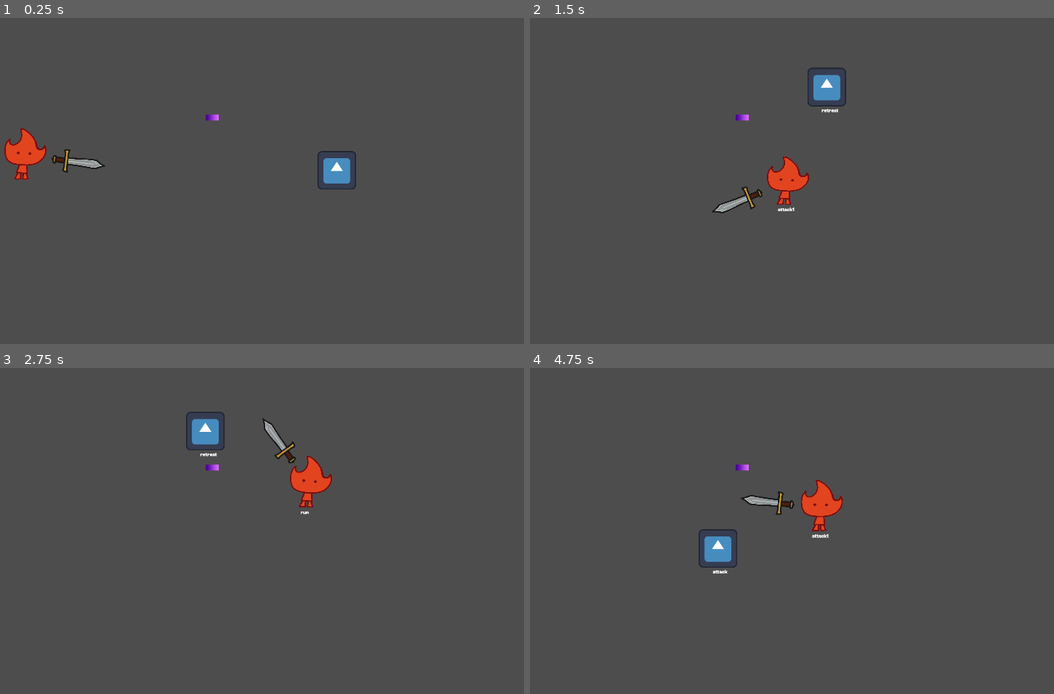
Above: before the commit, frames 1-4 (two rows, left to right).
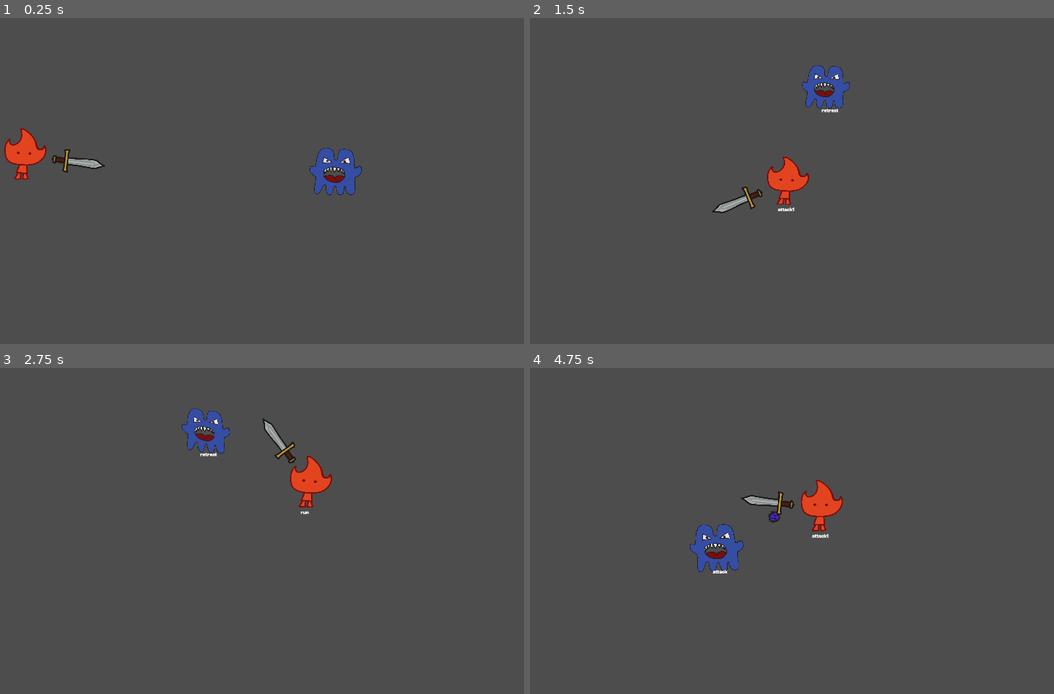
Above: after the commit, the same moments.

Repository: BendenizMustafaCengiz/Brackeys-Jam-2026.1
Game: Godot game, scene res://Scenes/mustafa_deneme.tscn
Two runs of this game, one before a commit and one after it. Both use one fixed random seed, a clock stepped at 60 frames per second and the inputs below. The project has no main scene, so this scene is started directly. The engine's default icon, where the game draws it, is replaced by a stand-in: a white triangle on a blue panel in a dark square.
Inputs (mouse positions are in pixels of both pictures, inside the frame that each line leads up to):
- Up to frame 1 (0.25 s): no input
- Up to frame 2 (1.5 s): move the mouse to (891, 164) at 0.52 s; hold Right (right) 0.53-1.28 s; tap Shift (dash) at 0.6 s; move the mouse to (645, 197) at 1.27 s; hold S (down) from 1.28 s (still down); click (645, 197) at 1.35 s
- Up to frame 3 (2.75 s): move the mouse to (293, 459) at 2.02 s; release S (down) at 2.03 s; hold Right (right) from 2.03 s (still down); tap Shift (dash) at 2.1 s
- Up to frame 4 (4.75 s): move the mouse to (734, 596) at 2.77 s; release Right (right) at 2.78 s; hold W (up) 2.78-3.53 s; click (734, 596) at 2.85 s; move the mouse to (938, 579) at 3.52 s; hold Left (left) from 3.53 s (still down); tap Shift (dash) at 3.6 s; move the mouse to (587, 482) at 4.27 s; click (587, 482) at 4.35 s

The runs differ from the first frame. In frame 1, 1.1% of the frame differs, in the area x 39-70%, y 29-55%; in frame 2, 0.9%; in frame 3, 0.9%; in frame 4, 1.2%, in the area x 30-48%, y 29-63%.

Commit message:
enemy animations added

Diff:
--- a/Scenes/enemy_ranged.tscn
+++ b/Scenes/enemy_ranged.tscn
@@ -1,21 +1,174 @@
-[gd_scene format=3 uid="uid://ke06myf5cmfu"]
-
-[ext_resource type="Script" uid="uid://mhfidpknp1ci" path="res://Scripts/enemy_ranged.gd" id="1_3bg5g"]
-[ext_resource type="Texture2D" uid="uid://bicjuntfh5e7m" path="res://icon.svg" id="2_htpsb"]
+[gd_scene format=3 uid="uid://urcq57012env"]
+
+[ext_resource type="Script" path="res://Scripts/enemy_ranged.gd" id="1_3bg5g"]
+[ext_resource type="Texture2D" uid="uid://cyyanbos6gl3n" path="res://Assets/characters/ranged enemy.png" id="2_5j68v"]
 [ext_resource type="Script" uid="uid://7gpps5mm7cnc" path="res://Scripts/States/state_machine.gd" id="3_htpsb"]
 [ext_resource type="Script" uid="uid://b0mgc02kg6jbt" path="res://Scripts/States/enemy_states/enemy_ranged_follow.gd" id="4_t233f"]
 [ext_resource type="Script" uid="uid://bglb8f73l40vc" path="res://Scripts/States/enemy_states/enemy_ranged_retreat.gd" id="5_5j68v"]
 [ext_resource type="Script" uid="uid://cm1ws4sf4stcf" path="res://Scripts/States/enemy_states/enemy_ranged_attack.gd" id="5_kowwf"]
 
 [sub_resource type="RectangleShape2D" id="RectangleShape2D_t233f"]
-size = Vector2(122, 126)
+size = Vector2(148, 148)
+
+[sub_resource type="Animation" id="Animation_5j68v"]
+length = 0.001
+tracks/0/type = "value"
+tracks/0/imported = false
+tracks/0/enabled = true
+tracks/0/path = NodePath("Sprite2D:position")
+tracks/0/interp = 1
+tracks/0/loop_wrap = true
+tracks/0/keys = {
+"times": PackedFloat32Array(0),
+"transitions": PackedFloat32Array(1),
+"update": 0,
+"values": [Vector2(0, 5)]
+}
+tracks/1/type = "value"
+tracks/1/imported = false
+tracks/1/enabled = true
+tracks/1/path = NodePath("Sprite2D:scale")
+tracks/1/interp = 1
+tracks/1/loop_wrap = true
+tracks/1/keys = {
+"times": PackedFloat32Array(0),
+"transitions": PackedFloat32Array(1),
+"update": 0,
+"values": [Vector2(0.4, 0.4)]
+}
+tracks/2/type = "value"
+tracks/2/imported = false
+tracks/2/enabled = true
+tracks/2/path = NodePath("Sprite2D:skew")
+tracks/2/interp = 1
+tracks/2/loop_wrap = true
+tracks/2/keys = {
+"times": PackedFloat32Array(0),
+"transitions": PackedFloat32Array(1),
+"update": 0,
+"values": [0.0]
+}
+tracks/3/type = "value"
+tracks/3/imported = false
+tracks/3/enabled = true
+tracks/3/path = NodePath("Sprite2D:rotation")
+tracks/3/interp = 1
+tracks/3/loop_wrap = true
+tracks/3/keys = {
+"times": PackedFloat32Array(0),
+"transitions": PackedFloat32Array(1),
+"update": 0,
+"values": [0.0]
+}
+
+[sub_resource type="Animation" id="Animation_t1bbw"]
+resource_name = "attack"
+loop_mode = 1
+tracks/0/type = "value"
+tracks/0/imported = false
+tracks/0/enabled = true
+tracks/0/path = NodePath("Sprite2D:scale")
+tracks/0/interp = 1
+tracks/0/loop_wrap = true
+tracks/0/keys = {
+"times": PackedFloat32Array(0, 0.3, 0.8000001, 1),
+"transitions": PackedFloat32Array(1.0000001, 7.464252, 0.68302023, 1.0000005),
+"update": 0,
+"values": [Vector2(0.4, 0.4), Vector2(0.36, 0.36), Vector2(0.44, 0.44), Vector2(0.4, 0.4)]
+}
+tracks/1/type = "value"
+tracks/1/imported = false
+tracks/1/enabled = true
+tracks/1/path = NodePath("Sprite2D:position")
+tracks/1/interp = 1
+tracks/1/loop_wrap = true
+tracks/1/keys = {
+"times": PackedFloat32Array(0, 0.3, 0.8000001, 1),
+"transitions": PackedFloat32Array(1, 4.594792, 0.6830201, 1),
+"update": 0,
+"values": [Vector2(0, 0), Vector2(0, 5), Vector2(0, -10), Vector2(0, 0)]
+}
+
+[sub_resource type="Animation" id="Animation_g6gig"]
+resource_name = "follow"
+length = 0.8
+loop_mode = 1
+tracks/0/type = "value"
+tracks/0/imported = false
+tracks/0/enabled = true
+tracks/0/path = NodePath("Sprite2D:position")
+tracks/0/interp = 1
+tracks/0/loop_wrap = true
+tracks/0/keys = {
+"times": PackedFloat32Array(0, 0.2, 0.6, 0.8),
+"transitions": PackedFloat32Array(1, 1, 1, 1),
+"update": 0,
+"values": [Vector2(0, -4.7683716e-07), Vector2(0, 6), Vector2(0, -6), Vector2(0, -4.7683716e-07)]
+}
+tracks/1/type = "value"
+tracks/1/imported = false
+tracks/1/enabled = true
+tracks/1/path = NodePath("Sprite2D:skew")
+tracks/1/interp = 1
+tracks/1/loop_wrap = true
+tracks/1/keys = {
+"times": PackedFloat32Array(0, 0.1, 0.3, 0.5, 0.70000005, 0.8),
+"transitions": PackedFloat32Array(1, 1, 1, 1, 1, 1),
+"update": 0,
+"values": [0.0, 0.08726646, -0.08726646, 0.08726646, -0.08726646, 0.00040644413]
+}
 
 [sub_resource type="Animation" id="Animation_t233f"]
 resource_name = "new_animation"
 
+[sub_resource type="Animation" id="Animation_78sx7"]
+resource_name = "retreat"
+length = 0.4
+loop_mode = 1
+tracks/0/type = "value"
+tracks/0/imported = false
+tracks/0/enabled = true
+tracks/0/path = NodePath("Sprite2D:skew")
+tracks/0/interp = 2
+tracks/0/loop_wrap = true
+tracks/0/keys = {
+"times": PackedFloat32Array(0, 0.10000001, 0.3, 0.4),
+"transitions": PackedFloat32Array(1, 1.0000001, 1.0000001, 1),
+"update": 0,
+"values": [0.0, 0.17453292, -0.17453292, 0.0]
+}
+tracks/1/type = "value"
+tracks/1/imported = false
+tracks/1/enabled = true
+tracks/1/path = NodePath("Sprite2D:rotation")
+tracks/1/interp = 1
+tracks/1/loop_wrap = true
+tracks/1/keys = {
+"times": PackedFloat32Array(0, 0.10000001, 0.3, 0.4),
+"transitions": PackedFloat32Array(1, 1, 1, 1),
+"update": 0,
+"values": [0.0, -0.08726646259971647, 0.08726646259971647, 0.0]
+}
+tracks/2/type = "value"
+tracks/2/imported = false
+tracks/2/enabled = true
+tracks/2/path = NodePath("Sprite2D:position")
+tracks/2/interp = 1
+tracks/2/loop_wrap = true
+tracks/2/keys = {
+"times": PackedFloat32Array(0, 0.10000001, 0.3, 0.4),
+"transitions": PackedFloat32Array(1, 1, 1, 1),
+"update": 0,
+"values": [Vector2(0, 0), Vector2(-5, 0), Vector2(5, 0), Vector2(0, 0)]
+}
+
 [sub_resource type="AnimationLibrary" id="AnimationLibrary_kowwf"]
 _data = {
-&"new_animation": SubResource("Animation_t233f")
+&"RESET": SubResource("Animation_5j68v"),
+&"attack": SubResource("Animation_t1bbw"),
+&"follow": SubResource("Animation_g6gig"),
+&"new_animation": SubResource("Animation_t233f"),
+&"retreat": SubResource("Animation_78sx7")
 }
 
 [node name="EnemyRanged" type="CharacterBody2D" unique_id=602971446]
@@ -23,7 +176,9 @@
 script = ExtResource("1_3bg5g")
 
 [node name="Sprite2D" type="Sprite2D" parent="." unique_id=2053076233]
-texture = ExtResource("2_htpsb")
+position = Vector2(0, 5)
+scale = Vector2(0.4, 0.4)
+texture = ExtResource("2_5j68v")
 
 [node name="CollisionShape2D" type="CollisionShape2D" parent="." unique_id=1403542938]
 shape = SubResource("RectangleShape2D_t233f")
@@ -64,7 +219,7 @@
 offset_bottom = 87.0
 
 [node name="shooting_pos" type="Marker2D" parent="." unique_id=1191220714]
-position = Vector2(91, 0)
+position = Vector2(-7, 9)
 
 [connection signal="timeout" from="attack_timer" to="StateMachine/attack" method="_on_attack_timer_timeout"]
 [connection signal="timeout" from="random_movement_timer" to="StateMachine/attack" method="_on_random_movement_timer_timeout"]
--- a/Scenes/mustafa_deneme.tscn
+++ b/Scenes/mustafa_deneme.tscn
@@ -1,8 +1,7 @@
 [gd_scene format=3 uid="uid://bof5rxdy2vbd8"]
 
 [ext_resource type="PackedScene" uid="uid://c8eh4pqxs4pdn" path="res://Scenes/player.tscn" id="1_8wtqn"]
-[ext_resource type="PackedScene" uid="uid://ke06myf5cmfu" path="res://Scenes/enemy_ranged.tscn" id="2_8wtqn"]
-[ext_resource type="PackedScene" uid="uid://bwuig8b4ffs2m" path="res://Scenes/projectile.tscn" id="3_jdlw4"]
+[ext_resource type="PackedScene" uid="uid://urcq57012env" path="res://Scenes/enemy_ranged.tscn" id="2_8wtqn"]
 
 [node name="mustafa_deneme" type="Node" unique_id=1994785618]
 
@@ -11,6 +10,3 @@
 
 [node name="EnemyRanged" parent="." unique_id=602971446 instance=ExtResource("2_8wtqn")]
 position = Vector2(1376, 508)
-
-[node name="Projectile" parent="." unique_id=861671206 instance=ExtResource("3_jdlw4")]
-position = Vector2(889, 330)
--- a/Scenes/projectile.tscn
+++ b/Scenes/projectile.tscn
@@ -1,13 +1,7 @@
 [gd_scene format=3 uid="uid://bwuig8b4ffs2m"]
 
-[ext_resource type="Script" uid="uid://b257jam7knx57" path="res://Scripts/projectile.gd" id="1_f8cdk"]
-
-[sub_resource type="Gradient" id="Gradient_yr2qt"]
-interpolation_mode = 2
-colors = PackedColorArray(0.27180573, 0.0008857021, 0.583065, 1, 0.85112727, 0.40919524, 1, 1)
-
-[sub_resource type="GradientTexture1D" id="GradientTexture1D_tl4hk"]
-gradient = SubResource("Gradient_yr2qt")
+[ext_resource type="Script" path="res://Scripts/projectile.gd" id="1_f8cdk"]
+[ext_resource type="Texture2D" uid="uid://csctmtws1oont" path="res://Assets/characters/projectile.png" id="2_yr2qt"]
 
 [sub_resource type="RectangleShape2D" id="RectangleShape2D_d4467"]
 size = Vector2(42, 20)
@@ -18,8 +12,8 @@
 
 [node name="Sprite2D" type="Sprite2D" parent="." unique_id=1046735833]
 position = Vector2(0, -4.7683716e-07)
-scale = Vector2(0.1640625, 19.999996)
-texture = SubResource("GradientTexture1D_tl4hk")
+scale = Vector2(0.5, 0.5)
+texture = ExtResource("2_yr2qt")
 
 [node name="CollisionShape2D" type="CollisionShape2D" parent="." unique_id=2147115863]
 shape = SubResource("RectangleShape2D_d4467")
--- a/Scripts/States/enemy_states/enemy_ranged_attack.gd
+++ b/Scripts/States/enemy_states/enemy_ranged_attack.gd
@@ -14,8 +14,9 @@
 	if !player:
 		player = get_tree().get_first_node_in_group("player")
 	choose_random_rot_dir()
-	animation_player.play("new_animation")
-	attack_timer.start()
+	animation_player.play("RESET")
+	animation_player.play("attack")
+	attack_timer.start(0.7)
 	random_movement_timer.start(randf_range(1,3))
 
 func physics_update(delta : float) -> void:
@@ -47,4 +48,5 @@
 
 
 func _on_attack_timer_timeout() -> void:
+	attack_timer.start(1)
 	enemy.attack(dir_to_player)
--- a/Scripts/States/enemy_states/enemy_ranged_follow.gd
+++ b/Scripts/States/enemy_states/enemy_ranged_follow.gd
@@ -9,7 +9,8 @@
 func enter() -> void:
 	if !player:
 		player = get_tree().get_first_node_in_group("player")
-	animation_player.play("new_animation")
+	animation_player.play("RESET")
+	animation_player.play("follow")
 
 func physics_update(delta : float) -> void:
 	var dir: Vector2 = (player.global_position - enemy.global_position).normalized()
--- a/Scripts/States/enemy_states/enemy_ranged_retreat.gd
+++ b/Scripts/States/enemy_states/enemy_ranged_retreat.gd
@@ -11,7 +11,8 @@
 func enter() -> void:
 	if !player:
 		player = get_tree().get_first_node_in_group("player")
-	animation_player.play("new_animation")
+	animation_player.play("RESET")
+	animation_player.play("retreat")
 	choose_random_rot_dir()
 
 func physics_update(delta : float) -> void:
--- a/Scripts/projectile.gd
+++ b/Scripts/projectile.gd
@@ -1,9 +1,11 @@
 extends Area2D
 
 var damage: int = 10
-var speed: int = 1200
+var speed: int = 800
 var shooting_dir: Vector2 = Vector2.ZERO
 var dist: float = 0.0
+var random_rot : float
+var random_rot_dir: int
 
 
 func _process(delta: float) -> void:
@@ -12,6 +14,7 @@
 		dist += speed*delta
 		if dist > 2500:
 			queue_free()
+		rotation+= random_rot*random_rot_dir*delta
 func _on_body_entered(body: Node2D) -> void:
 	if body is Player:
 		body.hit(damage)
@@ -20,3 +23,8 @@
 func shoot(dir: Vector2):
 	shooting_dir = dir
 	rotation = Vector2.RIGHT.angle_to(shooting_dir)
+	if randf() > 0.5:
+		random_rot_dir = 1
+	else:
+		random_rot_dir = -1
+	random_rot = randf_range(5,20)
Binary file added: Assets/characters/projectile.png
Not shown, added: Assets/characters/projectile.png.import
Binary file added: Assets/characters/ranged enemy.png
Not shown, added: Assets/characters/ranged enemy.png.import
